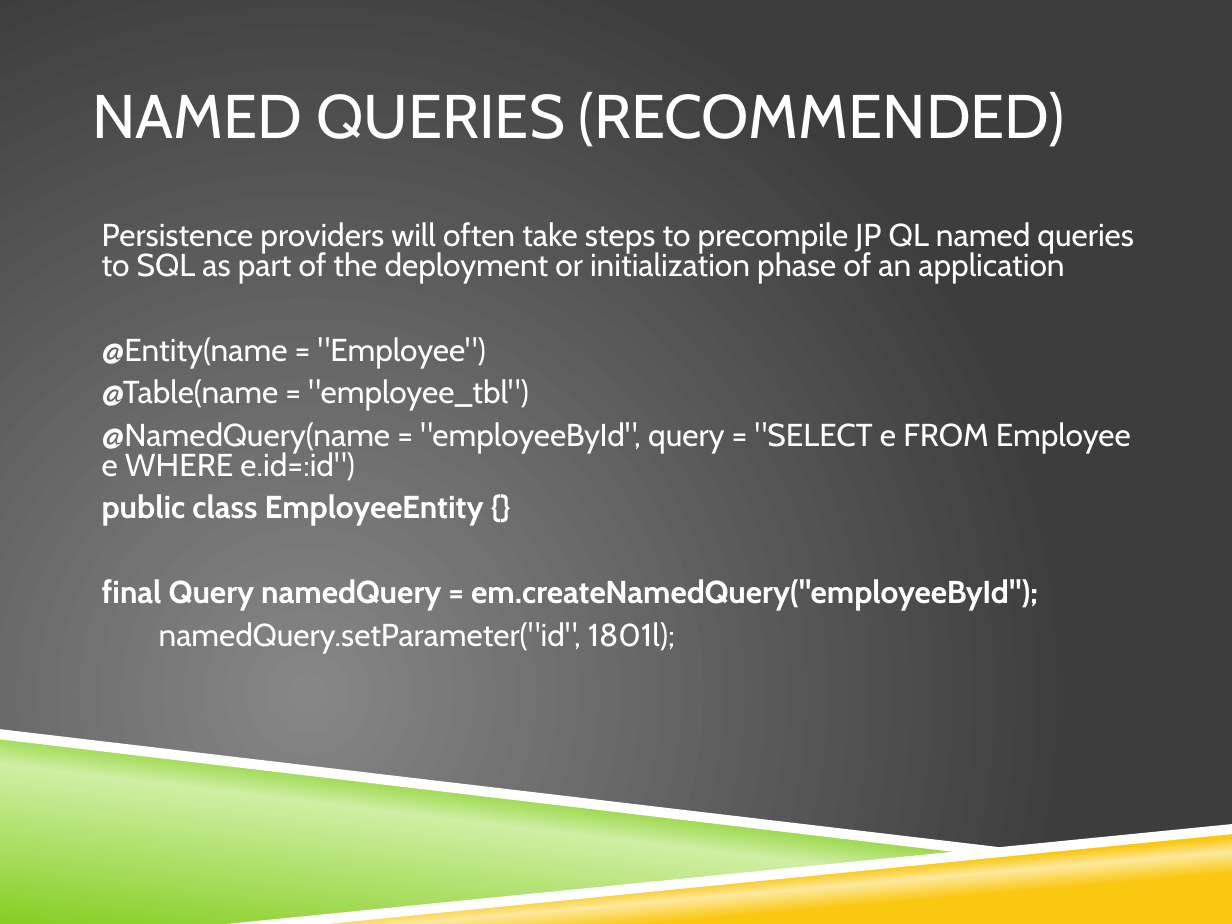
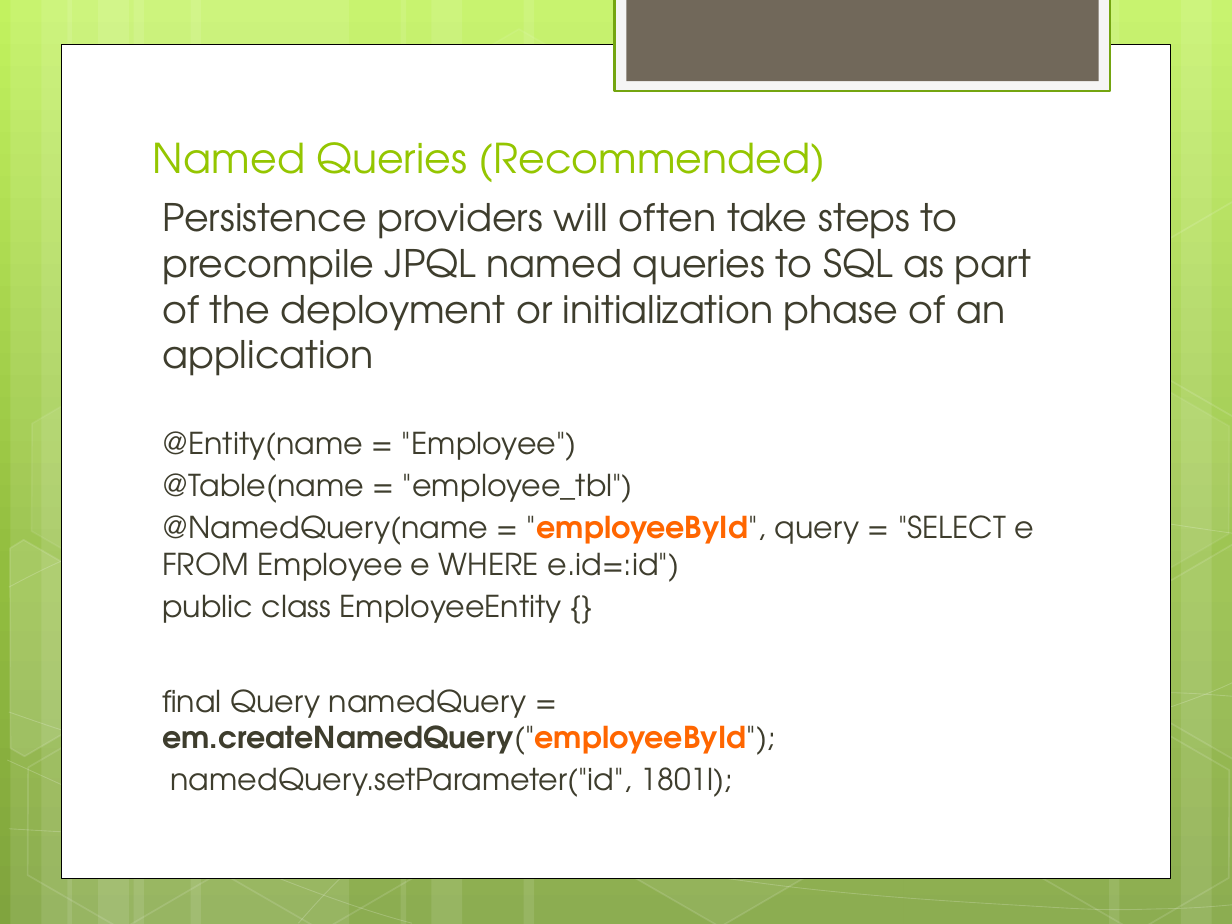
Before and after one commit to IPython-Learn/jpa-training, a slide deck: slide 12 of JPA2.1_Presentation.pptx. Drawn at 1232x924 pixels with LibreOffice and Linux fonts; fonts in the diff are those of the drawing; background and template pictures are left out. Boxes give left, top, right and bottom in pixels: in the first picture for what was removed or moved away, otherwise in the second. Text is boxed around its words. In the diff, an @@ line names an element or a change of style, - is before the commit and + after.

```diff
--- a/JPA2.1_Presentation.pptx
+++ b/JPA2.1_Presentation.pptx
@@ background picture (left out) to gradient #C3F35F to #93BF3F to #81A53E @@
@@ rectangle added at box(615, 0, 1110, 91), fill #F5F5F5, outline #74A510 1.25 pt @@
@@ rectangle added at box(626, 0, 1098, 81), fill #71685A @@
@@ rectangle added at box(62, 44, 1170, 877), fill #FFFFFF, outline #000000 0.5 pt @@
@@ title "Named Queries (Recommended)" at box(153, 142, 826, 182): vertical alignment middle to bottom @@
@@ title at box(153, 142, 826, 182): text changed; size 36 to 24 pt; font Cabin to TeX Gyre Adventor; text colour #FFFFFF to #94C600 @@
-NAMED QUERIES (RECOMMENDED)
+Named Queries (Recommended)
@@ group added at box(0, 0, 1232, 924): 12 rectangles, 8 hexagons, 5 freeform shapes @@
@@ text "Persistence providers will often take ...": place and size @@
-text "Persistence providers will often take ..." at box(102, 222, 1134, 653)
+text "Persistence providers will often take ..." at box(162, 203, 1034, 797)
@@ text at box(162, 203, 1031, 376): text changed; size 18.5 to 22.2 pt; font Cabin to TeX Gyre Adventor; text colour #FFFFFF to #3E3D2D @@
-Persistence providers will often take steps to precompile JP QL named queries to SQL as part of the deployment or initialization phase of an application
+Persistence providers will often take steps to precompile JPQL named queries to SQL as part of the deployment or initialization phase of an application
@@ text at box(162, 431, 1034, 797): size 18.5 to 17.6 pt, font Cabin to TeX Gyre Adventor, text colour #FFFFFF to #3E3D2D in "@Entity(name = "Employee")", "@Table(name = "employee_tbl")", "@NamedQuery(name = "employeeById", query = "SELECT e ...", "public class EmployeeEntity {}" and 2 more places; text colour #FFFFFF to #FF6600 in ""employeeById",", "em.createNamedQuery("employeeById");"; bold on in ""employeeById","; bold off in "public class EmployeeEntity {}", "final Query namedQuery = em.createNamedQuery("employeeById") ..."; line spacing 0.8 to 1; less space between paragraphs @@
@@ freeform shape: place and size @@
-freeform shape at box(0, 729, 1025, 854)
+freeform shape at box(9, 679, 1232, 838)
@@ freeform shape at box(9, 679, 1232, 838): fill #FFFFFF to none; outline none to #FFFFFF 0.5 pt @@
@@ freeform shape: place and size @@
-freeform shape at box(0, 736, 976, 924)
+freeform shape at box(9, 712, 1232, 912)
@@ freeform shape at box(9, 712, 1232, 912): fill gradient #86CE24 to #CFEFA4 to none; outline none to #FFFFFF 0.5 pt @@
@@ freeform shape: place and size @@
-freeform shape at box(244, 828, 1232, 924)
+freeform shape at box(298, 691, 1232, 923)
@@ freeform shape at box(298, 691, 1232, 923): fill gradient #FAC810 to #FDE99F to none; outline none to #FFFFFF 0.5 pt @@
@@ freeform shape removed at box(227, 824, 1232, 924) @@
```
Also in this commit, not shown: 11 other slides changed, 10 slides added, 1 slide removed, 6 other files.
